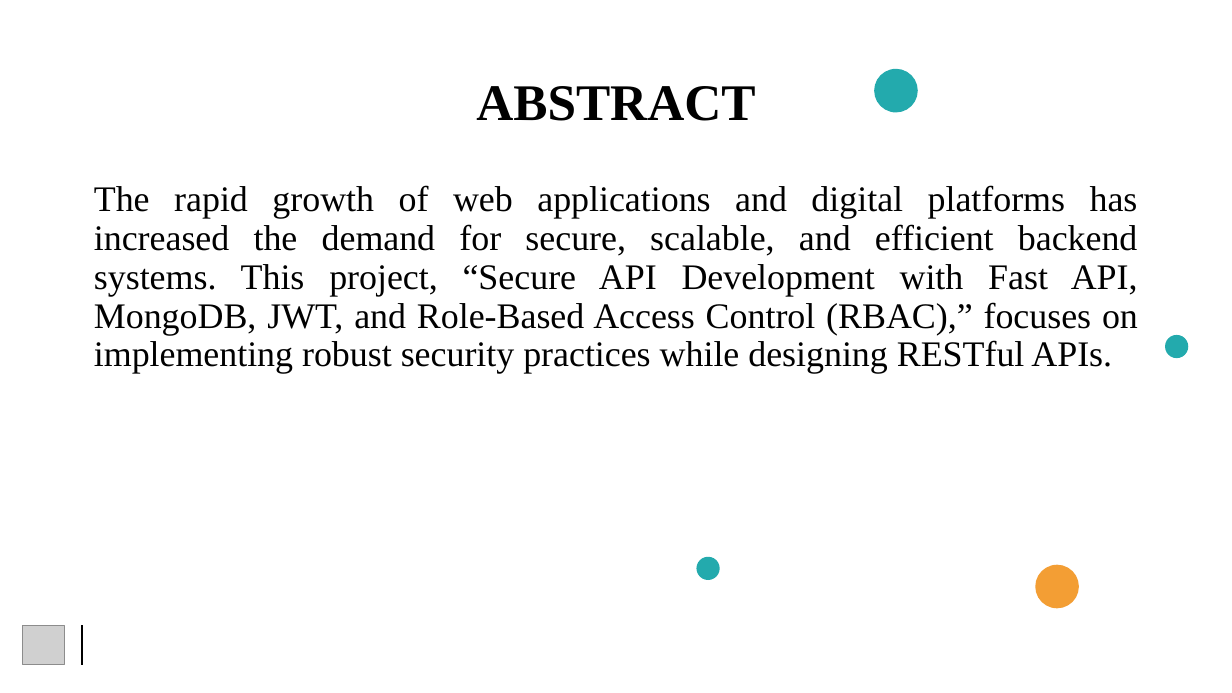
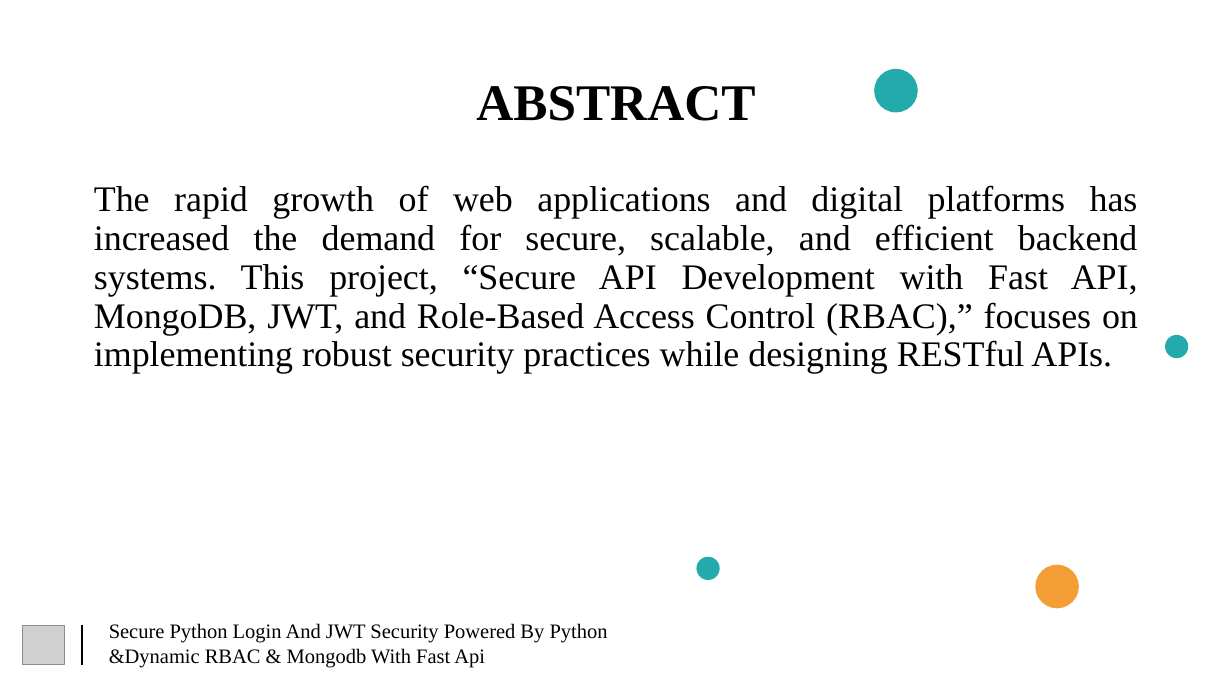
Before and after one commit to thirupathirao999/proper-loan-dev, a slide deck: slide 2 of security in pyhton/ppt/securety in python.pptx. Drawn at 1232x693 pixels with LibreOffice and Linux fonts; fonts in the diff are those of the drawing; grey boxes stand for pictures. Boxes give left, top, right and bottom in pixels: in the first picture for what was removed or moved away, otherwise in the second. Text is boxed around its words. In the diff, an @@ line names an element or a change of style, - is before the commit and + after.

```diff
--- a/security in pyhton/ppt/securety in python.pptx
+++ b/security in pyhton/ppt/securety in python.pptx
@@ text added at (109, 623, 608, 668), 16 pt, text #000000 @@
+Secure Python Login And JWT Security Powered By Python
+&Dynamic RBAC & Mongodb With Fast Api
```
Also in this commit, not shown: 4 other slides changed, 1 other file.
